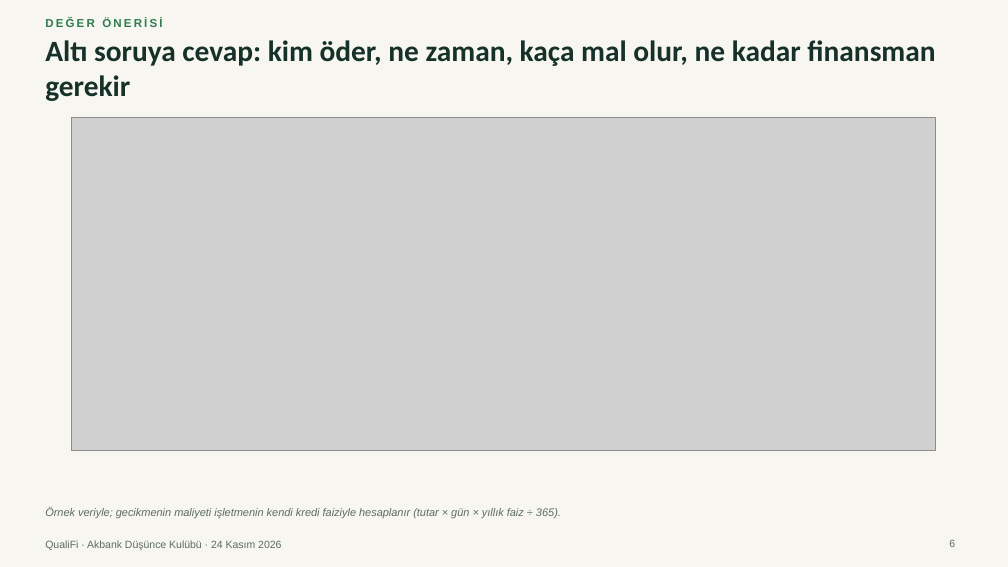
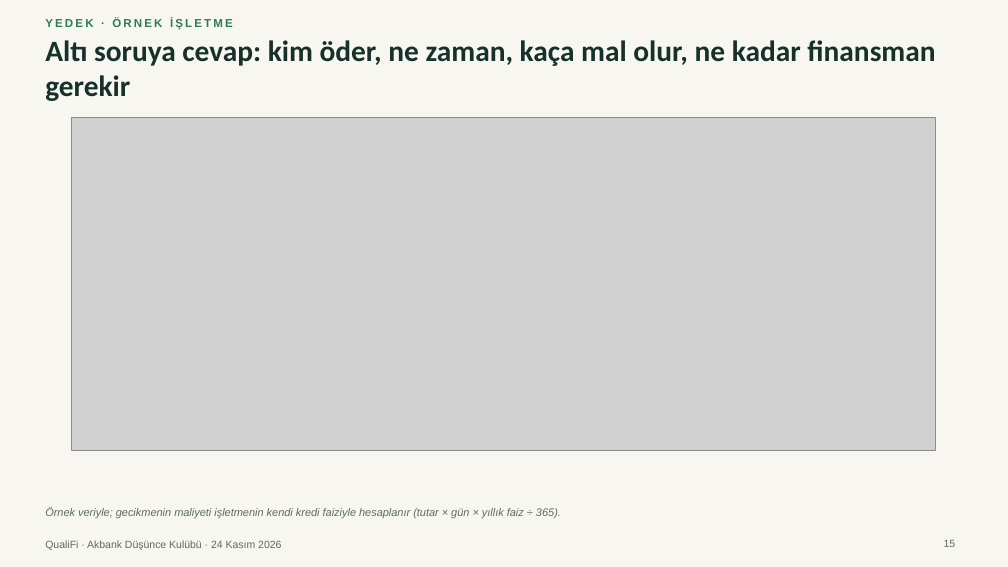
Before and after one commit to Talhaguler1/qualifi-41598058, a slide deck: slide 15 of marketing/presentation-2026-11-24/QualiFi-final-sunum.pptx (slide 6 before the commit). Drawn at 1008x567 pixels with LibreOffice and Linux fonts; fonts in the diff are those of the drawing; grey boxes stand for pictures. Boxes give left, top, right and bottom in pixels: in the first picture for what was removed or moved away, otherwise in the second. Text is boxed around its words. In the diff, an @@ line names an element or a change of style, - is before the commit and + after.

```diff
--- a/marketing/presentation-2026-11-24/QualiFi-final-sunum.pptx
+++ b/marketing/presentation-2026-11-24/QualiFi-final-sunum.pptx
@@ text at bbox=[45, 18, 233, 30]: text changed @@
-DEĞER ÖNERİSİ
+YEDEK · ÖRNEK İŞLETME
@@ page number at bbox=[944, 540, 956, 547]: text changed @@
-6
+15
```
Also in this commit, not shown: 2 other files.
